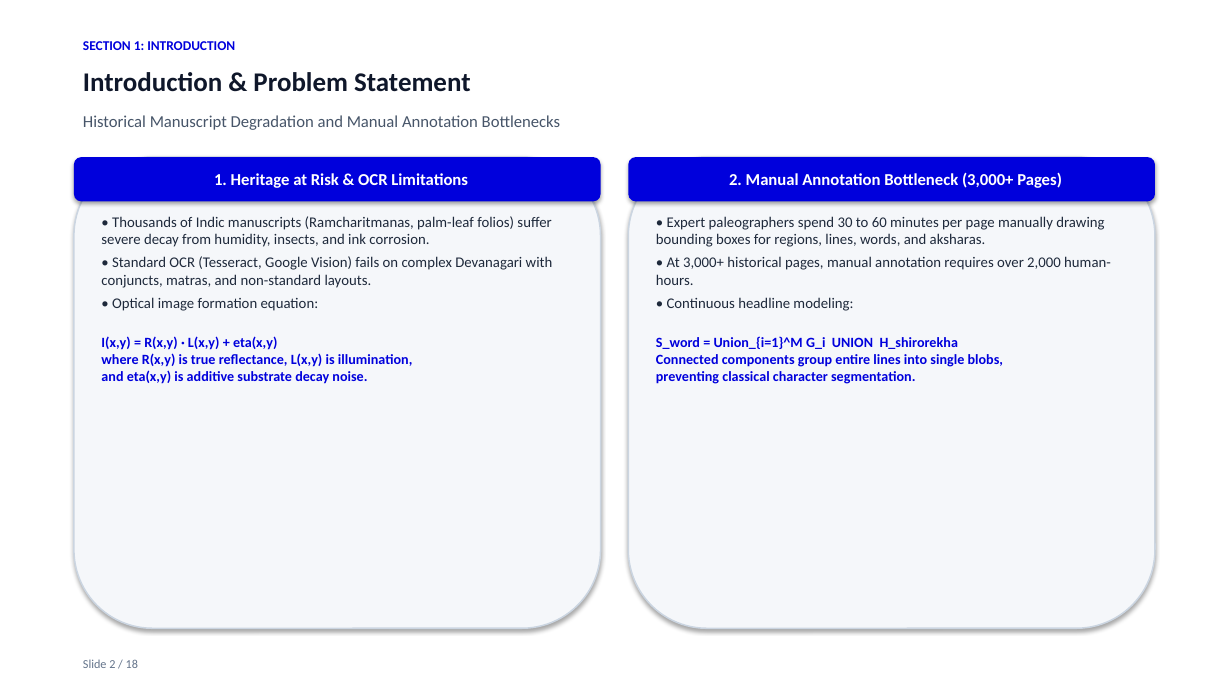
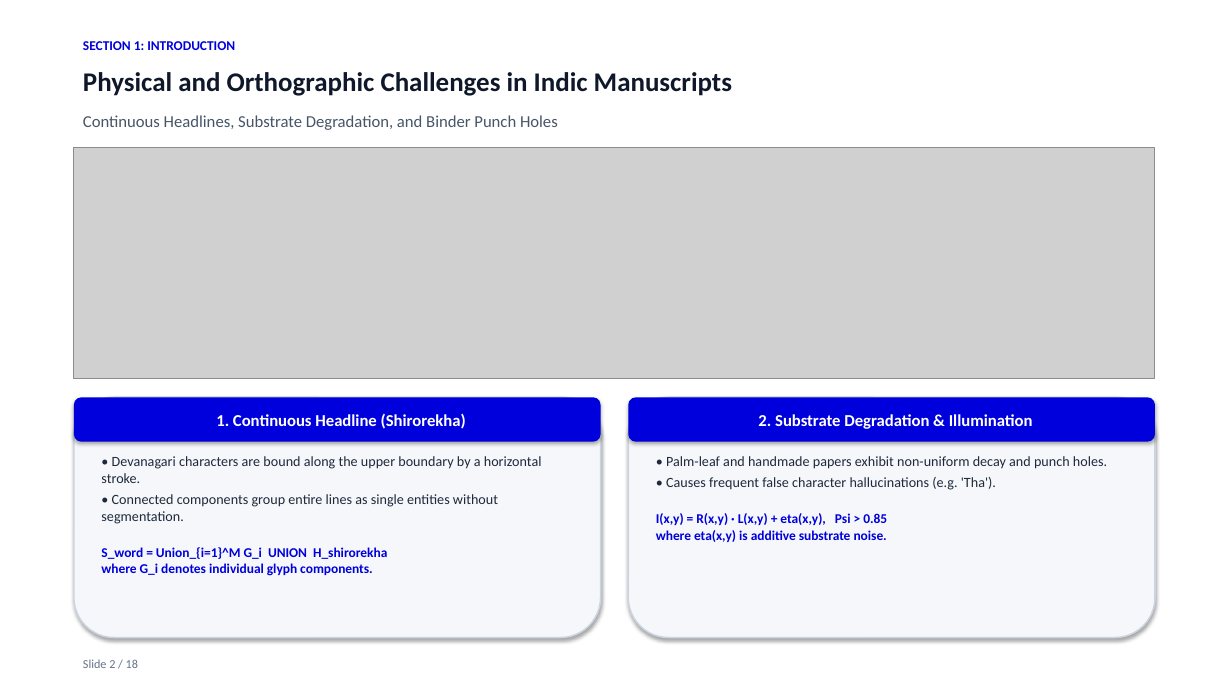
Before and after one commit to Dakshankarthic/Indic, a slide deck: slide 2 of docs/Archival_Manuscript_Layout_Analysis_Presentation.pptx. Drawn at 1232x693 pixels with LibreOffice and Linux fonts; fonts in the diff are those of the drawing; grey boxes stand for pictures. Boxes give left, top, right and bottom in pixels: in the first picture for what was removed or moved away, otherwise in the second. Text is boxed around its words. In the diff, an @@ line names an element or a change of style, - is before the commit and + after.

Commit message:
docs: add Shirorekha challenge visual diagram, expand nnUNet equations, and enforce unbroken mathematical continuity

```diff
--- a/docs/Archival_Manuscript_Layout_Analysis_Presentation.pptx
+++ b/docs/Archival_Manuscript_Layout_Analysis_Presentation.pptx
@@ text at box(83, 72, 732, 96): text changed @@
-Introduction & Problem Statement
+Physical and Orthographic Challenges in Indic Manuscripts
@@ text at box(83, 115, 558, 130): text changed @@
-Historical Manuscript Degradation and Manual Annotation Bottlenecks
+Continuous Headlines, Substrate Degradation, and Binder Punch Holes
@@ picture added at box(74, 148, 1155, 379) @@
@@ rounded rectangle removed at box(74, 157, 601, 201) @@
-1. Heritage at Risk & OCR Limitations
@@ rounded rectangle removed at box(628, 157, 1155, 201) @@
-2. Manual Annotation Bottleneck (3,000+ Pages)
@@ text removed at box(101, 216, 553, 384) @@
-• Thousands of Indic manuscripts (Ramcharitmanas, palm-leaf folios) suffer severe decay from humidity, insects, and ink corrosion.
-• Standard OCR (Tesseract, Google Vision) fails on complex Devanagari with conjuncts, matras, and non-standard layouts.
-• Optical image formation equation:
-I(x,y) = R(x,y) · L(x,y) + eta(x,y)
-where R(x,y) is true reflectance, L(x,y) is illumination,
-and eta(x,y) is additive substrate decay noise.
@@ text removed at box(656, 216, 1111, 384) @@
-• Expert paleographers spend 30 to 60 minutes per page manually drawing bounding boxes for regions, lines, words, and aksharas.
-• At 3,000+ historical pages, manual annotation requires over 2,000 human-hours.
-• Continuous headline modeling:
-S_word = Union_{i=1}^M G_i UNION H_shirorekha
-Connected components group entire lines into single blobs,
-preventing classical character segmentation.
@@ rounded rectangle: place and size @@
-rounded rectangle at box(74, 157, 601, 628)
+rounded rectangle at box(74, 397, 601, 638)
@@ rounded rectangle added at box(74, 397, 601, 442), fill #0000DC, 13 pt, text #FFFFFF, bold @@
+1. Continuous Headline (Shirorekha)
@@ rounded rectangle: place and size @@
-rounded rectangle at box(628, 157, 1155, 628)
+rounded rectangle at box(628, 397, 1155, 638)
@@ rounded rectangle added at box(628, 397, 1155, 442), fill #0000DC, 13 pt, text #FFFFFF, bold @@
+2. Substrate Degradation & Illumination
@@ text added at box(101, 456, 542, 576), 11 pt, text #1E293B @@
+• Devanagari characters are bound along the upper boundary by a horizontal stroke.
+• Connected components group entire lines as single entities without segmentation.
+S_word = Union_{i=1}^M G_i UNION H_shirorekha
+where G_i denotes individual glyph components.
@@ text added at box(656, 456, 1107, 542), 11 pt, text #1E293B @@
+• Palm-leaf and handmade papers exhibit non-uniform decay and punch holes.
+• Causes frequent false character hallucinations (e.g. 'Tha').
+I(x,y) = R(x,y) · L(x,y) + eta(x,y), Psi > 0.85
+where eta(x,y) is additive substrate noise.
```
Also in this commit, not shown: 14 other slides changed, 1 slide added, 1 slide removed, 12 other files.
